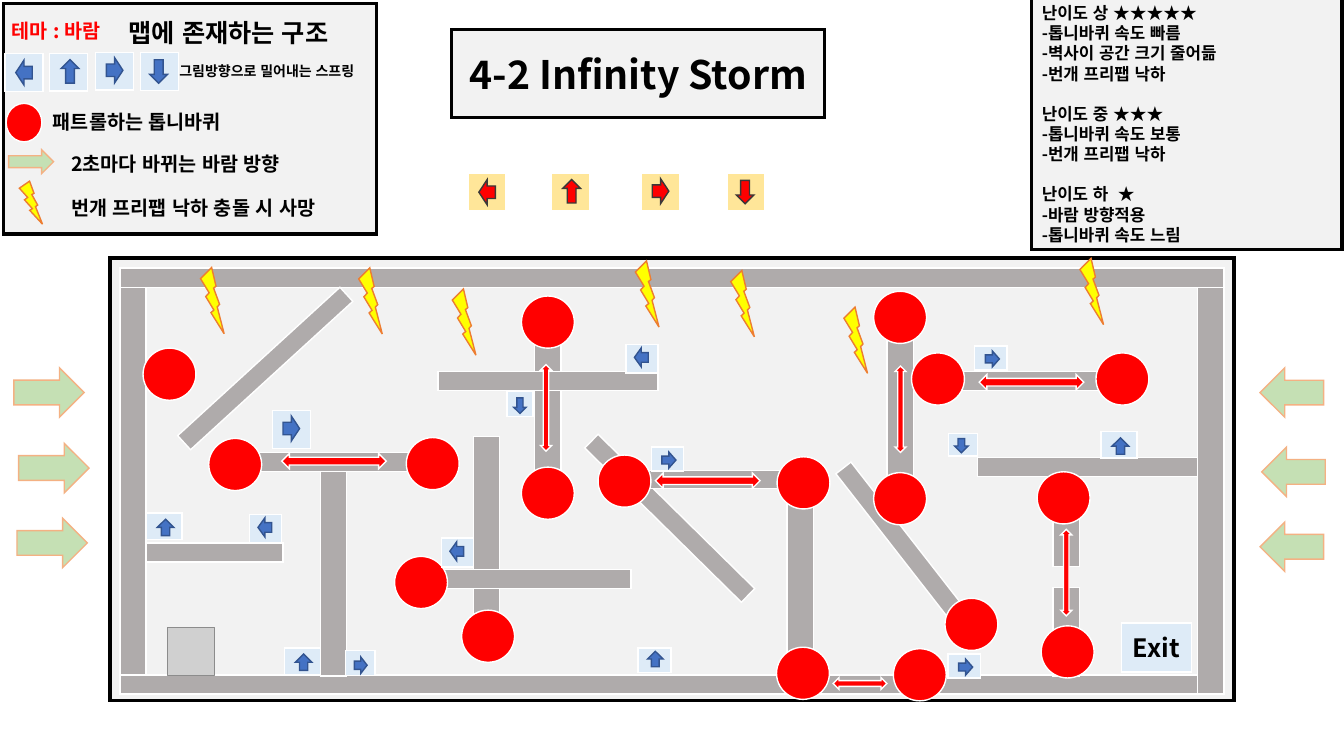
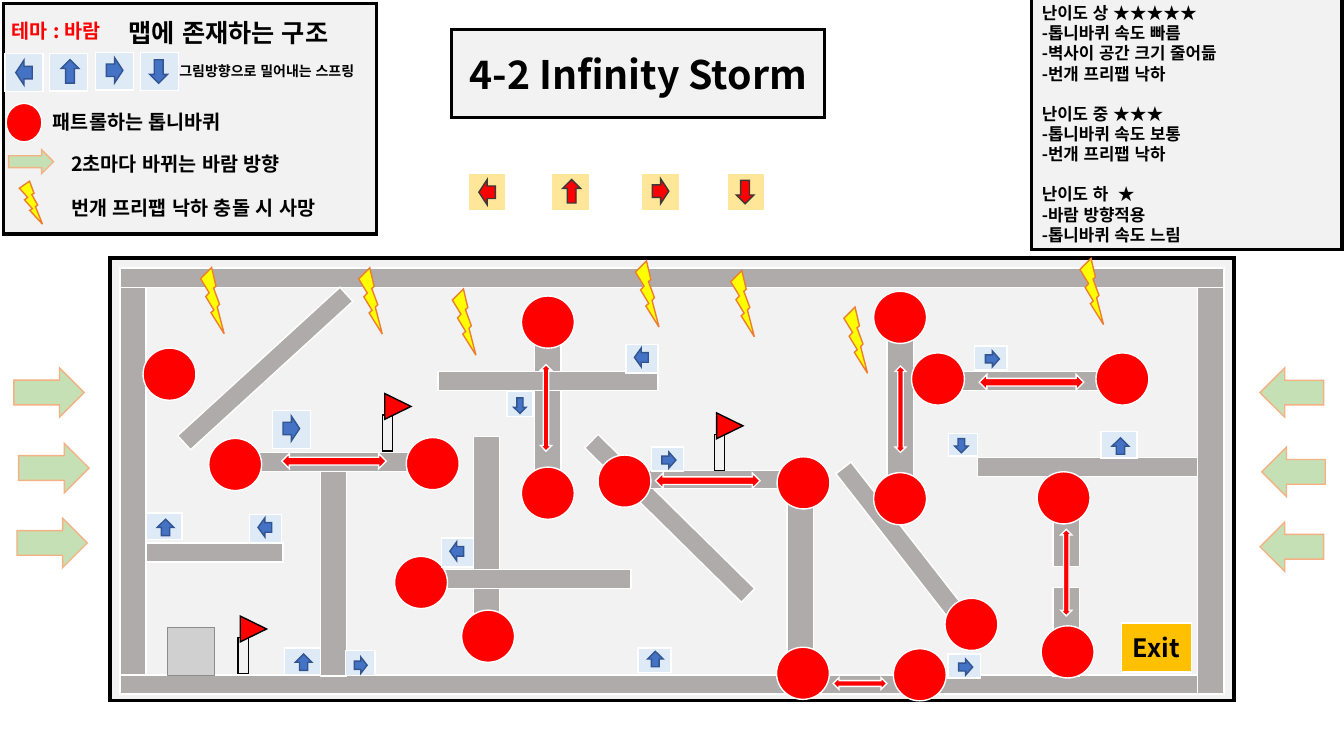
Before and after one commit to YDGYDGYDG/TeamHolyShit, a slide deck: slide 2 of 개인작업폴더/유건희/Infinite Strom.pptx. Drawn at 1344x756 pixels with LibreOffice and Linux fonts; fonts in the diff are those of the drawing; grey boxes stand for pictures. Boxes give left, top, right and bottom in pixels: in the first picture for what was removed or moved away, otherwise in the second. Text is boxed around its words. In the diff, an @@ line names an element or a change of style, - is before the commit and + after.

```diff
--- a/개인작업폴더/유건희/Infinite Strom.pptx
+++ b/개인작업폴더/유건희/Infinite Strom.pptx
@@ rectangle added at box(382, 415, 392, 452), fill #F2F2F2, outline #000000 1 pt @@
@@ triangle added at box(385, 393, 411, 419), fill #FF0000, outline #000000 1 pt @@
@@ triangle added at box(717, 412, 743, 439), fill #FF0000, outline #000000 1 pt @@
@@ rectangle added at box(715, 435, 725, 471), fill #F2F2F2, outline #000000 1 pt @@
@@ triangle added at box(241, 616, 267, 642), fill #FF0000, outline #000000 1 pt @@
@@ rectangle "Exit" at box(1121, 623, 1192, 673): fill #DEEBF7 to #FFC000 @@
@@ rectangle added at box(238, 637, 248, 674), fill #F2F2F2, outline #000000 1 pt @@
```
Also in this commit, not shown: 3 other slides changed, 2 slides added, 1 slide removed, 8 other files.
